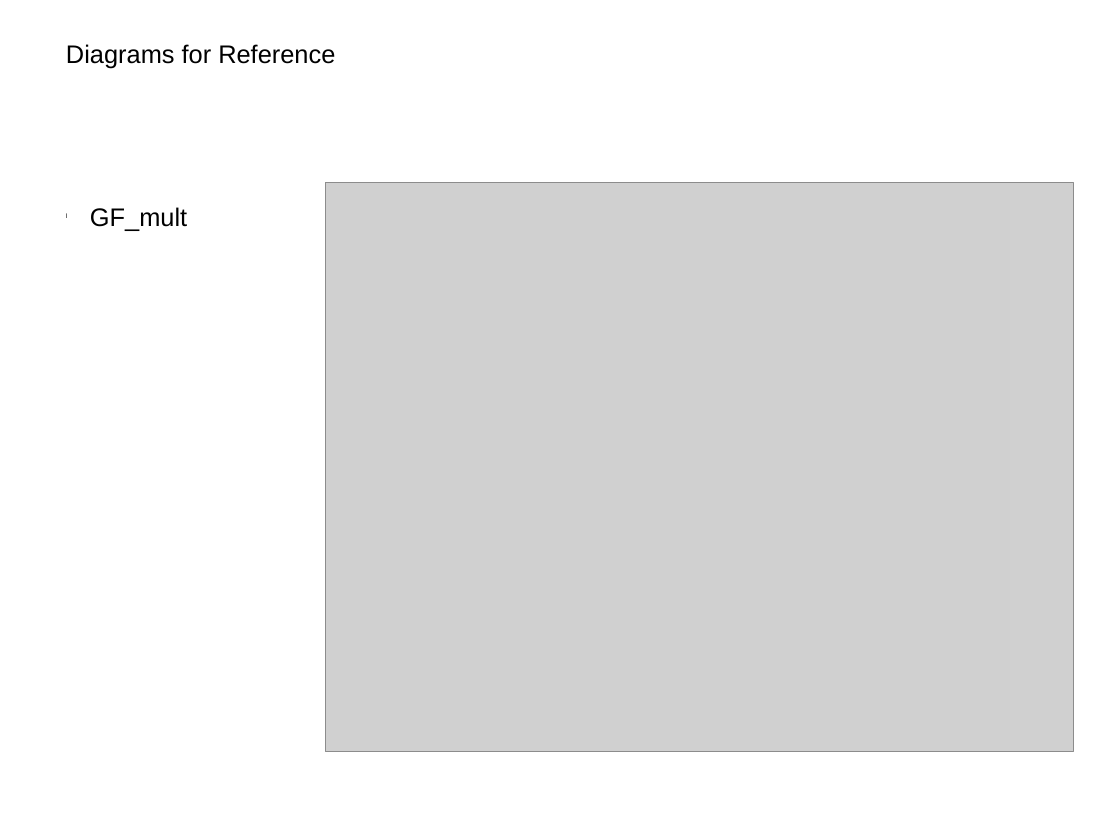
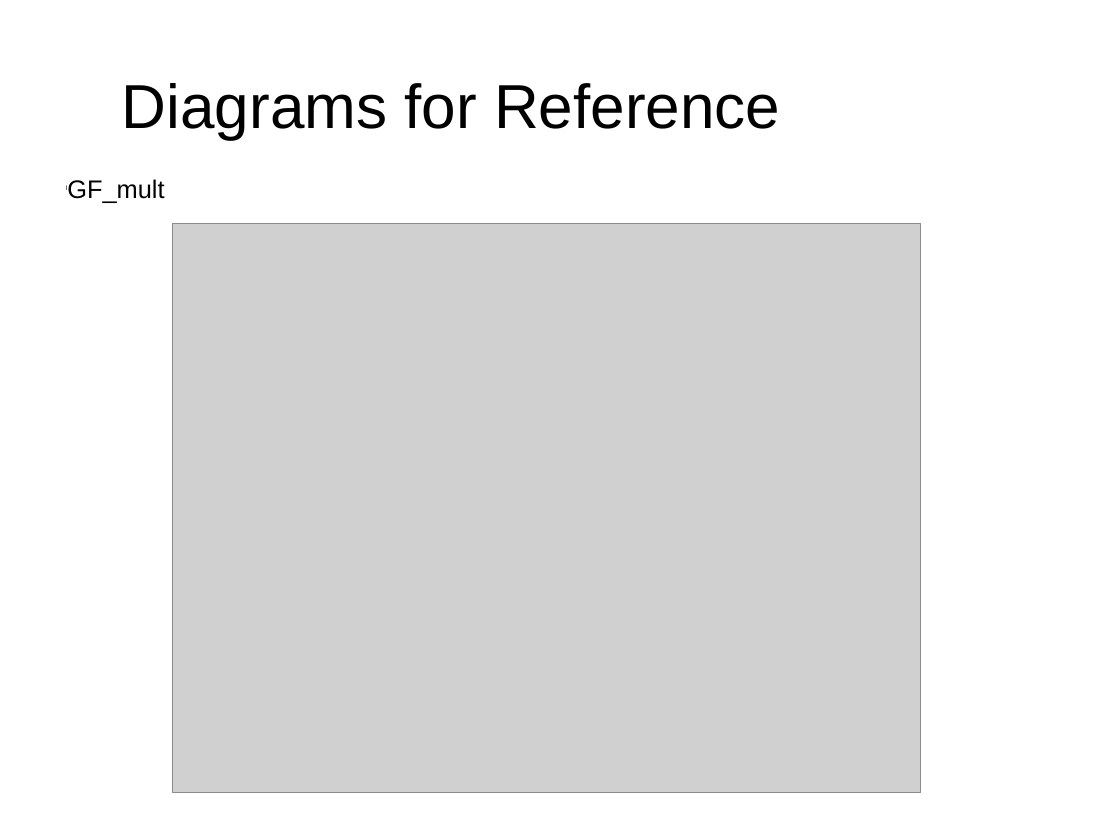
Before and after one commit to xzha/ECCDH3DES, a slide deck: slide 29 of docs/Final Presentation.pptx (slide 18 before the commit). Drawn at 1120x840 pixels with LibreOffice and Linux fonts; fonts in the diff are those of the drawing; grey boxes stand for pictures; background and template pictures are left out. Boxes give left, top, right and bottom in pixels: in the first picture for what was removed or moved away, otherwise in the second. Text is boxed around its words. In the diff, an @@ line names an element or a change of style, - is before the commit and + after.

```diff
--- a/docs/Final Presentation.pptx
+++ b/docs/Final Presentation.pptx
@@ text "Diagrams for Reference": place and size @@
-text "Diagrams for Reference" at (66, 44, 335, 69)
+text "Diagrams for Reference" at (122, 83, 780, 139)
@@ text "Diagrams for Reference" at (122, 83, 780, 139): size 18 to 44 pt @@
@@ text "GF_mult": place and size @@
-text "GF_mult" at (90, 207, 187, 231)
+text "GF_mult" at (67, 179, 164, 203)
@@ picture: place and size @@
-picture at (325, 183, 1073, 752)
+picture at (173, 224, 921, 793)
```
Also in this commit, not shown: 24 other slides changed, 17 slides added, 6 slides removed, 1 other file.
